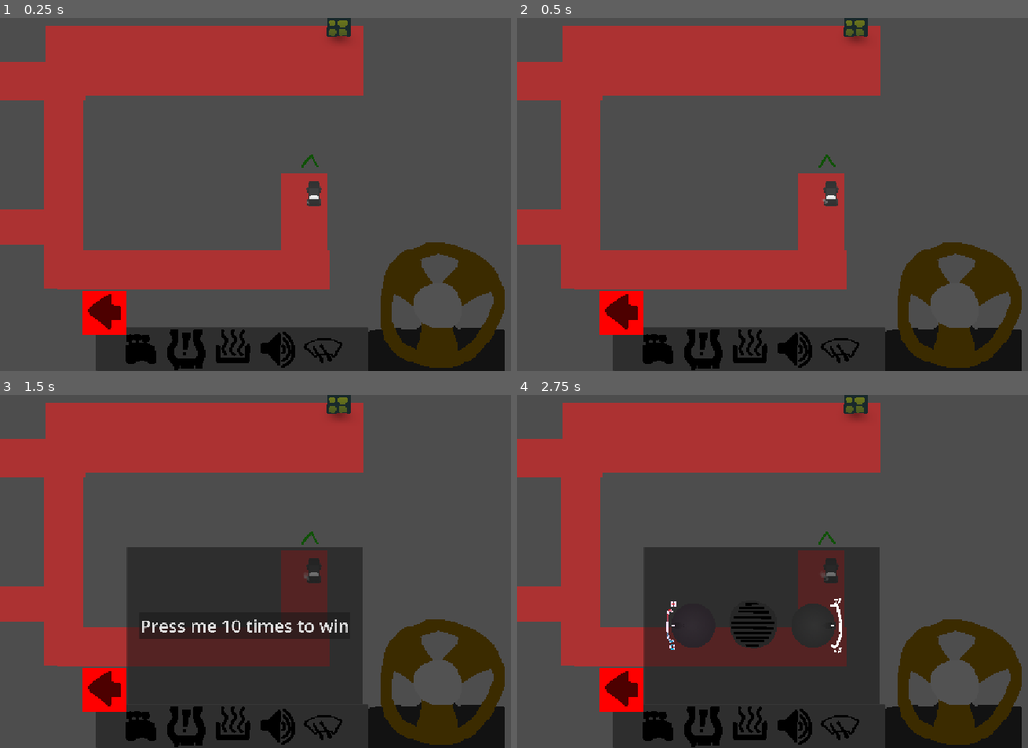
Above: before the commit, frames 1-4 (two rows, left to right).
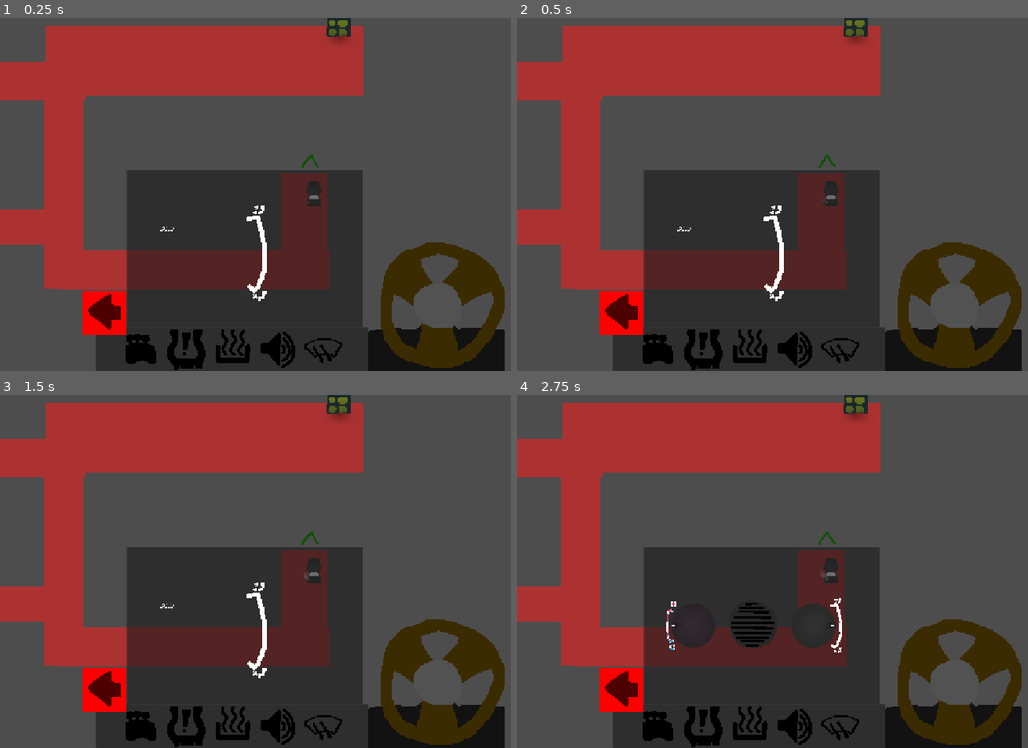
Above: after the commit, the same moments.

Repository: DBorgKiwami/game-jam-2
Game: Godot game, scene res://levels/testlevel.tscn
The game is run twice, just before and just after one commit, with the same random seed, the same clock (stepped at 60 frames per second) and the same inputs. The engine's default icon, where the game draws it, is replaced by a stand-in: a white triangle on a blue panel in a dark square.
Inputs (mouse positions are in pixels of both pictures, inside the frame that each line leads up to):
- Up to frame 1 (0.25 s): no input
- Up to frame 2 (0.5 s): no input
- Up to frame 3 (1.5 s): click (143, 726) at 0.5 s; click (183, 726) at 1.25 s
- Up to frame 4 (2.75 s): click (746, 726) at 2 s

The runs differ from the first frame. In frame 1, 20% of the frame differs, in the area x 24-71%, y 43-88%; in frame 2, 20%; in frame 3, 2.1%; in frame 4, nothing differs.

Commit message:
Flat tire minigame

Diff:
--- /dev/null
+++ b/minigames/flattire.gd
@@ -0,0 +1,54 @@
+extends Node2D
+@onready var area_2d: Area2D = $Pump/Area2D
+var pump_has_mouse := false
+var beingClicked := false
+var pressure := 30
+@onready var timer: Timer = $Timer
+@onready var label: Label = $Label
+@onready var pump_sprite: Sprite2D = $Pump
+
+var og_pump_y
+
+func _ready() -> void:
+	og_pump_y = pump_sprite.position.y
+
+func _physics_process(delta: float) -> void:
+	var rounded = roundf(pressure)
+	label.text = "%s"%rounded
+	# only pump/deflate if broken
+	if visible and !CarStats.car_parts["wheel"]:
+		# PUMPING IF ACTIVELY CLICKING
+		if (Input.is_action_pressed("left_click") and pump_has_mouse) or beingClicked:
+			beingClicked = true
+			CarStats.clearing_windshield = true
+			pressure = clamp(pressure+.05, 20., 40.);
+			pump_sprite.position.y = clamp(pump_sprite.position.y+.5, og_pump_y, og_pump_y+35.)
+			#print("pumpinggg", pressure)
+
+		# DEFLATING IN ANY OTHER CASE
+		else:
+			pressure = clamp(pressure-.05, 0., 40.);
+			pump_sprite.position.y = clamp(pump_sprite.position.y-.5, og_pump_y, og_pump_y+35.)
+			#print("deflatingg", pressure)
+
+		if Input.is_action_just_released("left_click"):
+			beingClicked = false
+		if 32. < pressure and pressure < 36.:
+			#print("youre winning the pump game")
+			if timer.is_stopped():
+				timer.start()
+				#print("Correct, Erect")
+		else:
+			timer.stop()
+
+func _on_pump_area_2d_mouse_entered() -> void:
+	#print("ON pump")
+	pump_has_mouse = true
+
+func _on_pump_area_2d_mouse_exited() -> void:
+	#print("OFF pump")
+	pump_has_mouse = false
+
+func _on_timer_timeout() -> void:
+	#print("Hi timer out! Ya won")
+	SignalBus.emit_signal("part_repaired", CarStats.car_part.WHEEL)
--- /dev/null
+++ b/minigames/flattire.tscn
@@ -0,0 +1,53 @@
+[gd_scene format=3 uid="uid://c8uqd1re44bac"]
+
+[ext_resource type="Texture2D" uid="uid://buob13y6iuwx7" path="res://images/fan gauge.png" id="1_45t6i"]
+[ext_resource type="Script" uid="uid://dr5wsgw3xn5xk" path="res://minigames/flattire.gd" id="1_w2v6p"]
+
+[sub_resource type="CircleShape2D" id="CircleShape2D_w2pfo"]
+radius = 75.99336
+
+[node name="FlatTire" type="Node2D" unique_id=1738096528]
+script = ExtResource("1_w2v6p")
+
+[node name="Label" type="Label" parent="." unique_id=729796848]
+offset_left = -389.0
+offset_top = -115.0
+offset_right = -349.0
+offset_bottom = -92.0
+theme_override_font_sizes/font_size = 32
+
+[node name="Panel" type="Panel" parent="." unique_id=682609614]
+z_index = -5
+custom_minimum_size = Vector2(1080, 720)
+anchors_preset = 8
+anchor_left = 0.5
+anchor_top = 0.5
+anchor_right = 0.5
+anchor_bottom = 0.5
+offset_left = -540.0
+offset_top = -360.0
+offset_right = 540.0
+offset_bottom = 360.0
+grow_horizontal = 2
+grow_vertical = 2
+mouse_filter = 2
+
+[node name="Pump" type="Sprite2D" parent="." unique_id=1534065112]
+position = Vector2(-115.999985, 19.999996)
+scale = Vector2(1.745, 1.745)
+texture = ExtResource("1_45t6i")
+
+[node name="Area2D" type="Area2D" parent="Pump" unique_id=128706637]
+
+[node name="CollisionShape2D" type="CollisionShape2D" parent="Pump/Area2D" unique_id=125746144]
+position = Vector2(118.62463, -13.753581)
+shape = SubResource("CircleShape2D_w2pfo")
+
+[node name="Timer" type="Timer" parent="." unique_id=997730370]
+process_callback = 0
+wait_time = 2.0
+one_shot = true
+
+[connection signal="mouse_entered" from="Pump/Area2D" to="." method="_on_pump_area_2d_mouse_entered"]
+[connection signal="mouse_exited" from="Pump/Area2D" to="." method="_on_pump_area_2d_mouse_exited"]
+[connection signal="timeout" from="Timer" to="." method="_on_timer_timeout"]
--- a/ui/toolbar.tscn
+++ b/ui/toolbar.tscn
@@ -3,7 +3,6 @@
 [ext_resource type="Script" uid="uid://cry37rui407f3" path="res://ui/toolbar.gd" id="1_ata6n"]
 [ext_resource type="Texture2D" uid="uid://b0kj2etea1f42" path="res://images/backbutton.png" id="2_62suo"]
 [ext_resource type="Texture2D" uid="uid://di8abe44rp8bk" path="res://images/icon.svg" id="2_ata6n"]
-[ext_resource type="PackedScene" uid="uid://bq6dbw55wnsw0" path="res://minigames/testminigame.tscn" id="2_gb7al"]
 [ext_resource type="Texture2D" uid="uid://byqvtcb4togeo" path="res://images/engineiconwhite.png" id="3_62suo"]
 [ext_resource type="Texture2D" uid="uid://bfykpasogwtew" path="res://images/tool-btns/tire.png" id="5_62suo"]
 [ext_resource type="PackedScene" uid="uid://c0q51j3dsg355" path="res://minigames/radio.tscn" id="5_e376i"]
@@ -15,6 +14,7 @@
 [ext_resource type="Texture2D" uid="uid://ddfm85jcal6dx" path="res://images/radioiconwhite.png" id="7_agk5f"]
 [ext_resource type="PackedScene" uid="uid://dws7xuqu0hx5" path="res://minigames/engines.tscn" id="8_vh3at"]
 [ext_resource type="PackedScene" uid="uid://dh8s2kyvn520g" path="res://minigames/windshield.tscn" id="9_m6d4s"]
+[ext_resource type="PackedScene" uid="uid://c8uqd1re44bac" path="res://minigames/flattire.tscn" id="12_4vual"]
 
 [node name="Toolbar" type="CanvasLayer" unique_id=1357045452]
 script = ExtResource("1_ata6n")
@@ -142,8 +142,7 @@
 [node name="Engine" parent="MinigameContainer" unique_id=1211425801 instance=ExtResource("8_vh3at")]
 visible = false
 
-[node name="Testminigame" parent="MinigameContainer" unique_id=1738096528 instance=ExtResource("2_gb7al")]
-visible = false
+[node name="FlatTire" parent="MinigameContainer" unique_id=1738096528 instance=ExtResource("12_4vual")]
 
 [node name="Heater" parent="MinigameContainer" unique_id=1334399775 instance=ExtResource("6_4dapg")]
 visible = false
Not shown, added: minigames/flattire.gd.uid
